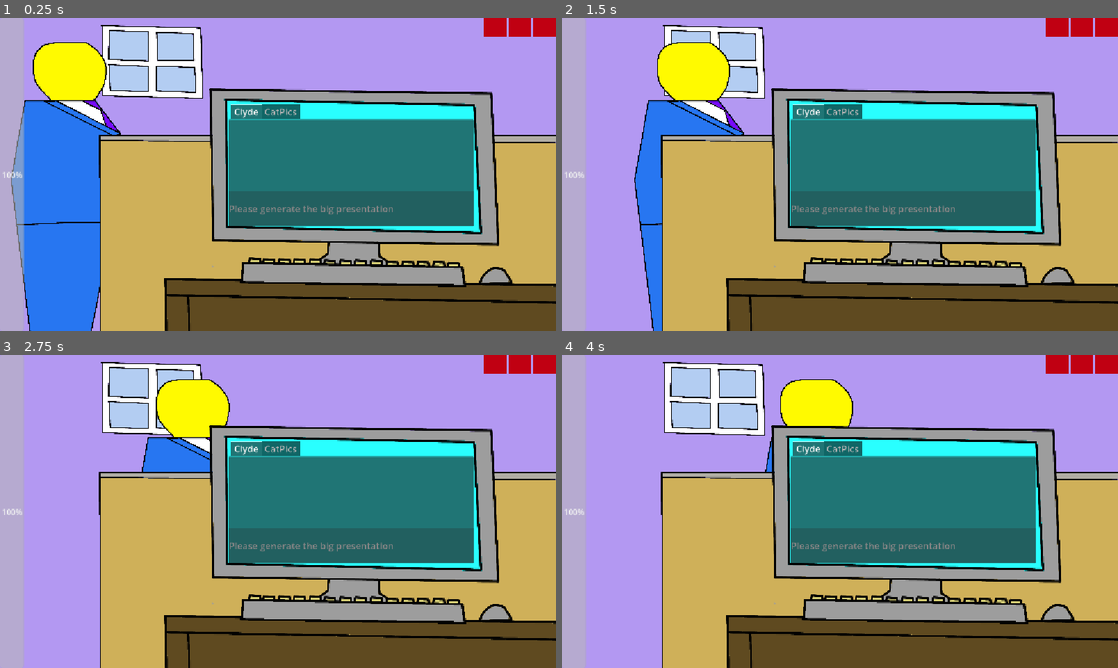
Above: before the commit, frames 1-4 (two rows, left to right).
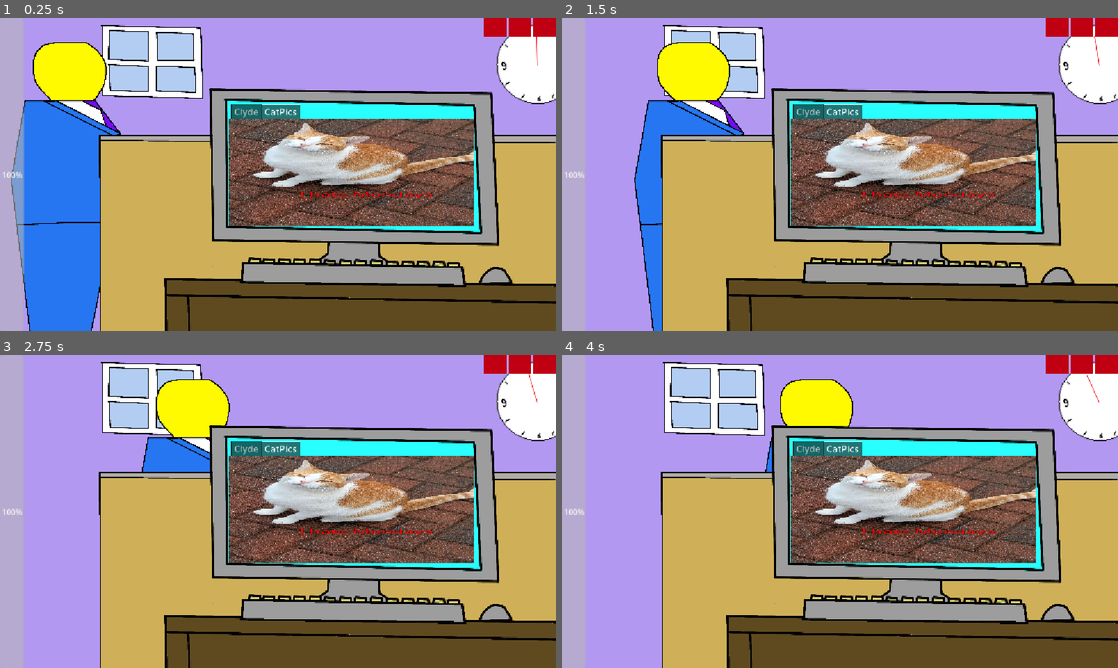
Above: after the commit, the same moments.

Repository: natleahh/gmtk-jam-2026
Game: Godot game, scene res://prototypes/ADHDHell/main.tscn
Two runs of this game, one before a commit and one after it. Both use one fixed random seed, a clock stepped at 60 frames per second and the inputs below. The project has no main scene, so this scene is started directly.
Inputs (mouse positions are in pixels of both pictures, inside the frame that each line leads up to):
- Up to frame 1 (0.25 s): no input
- Up to frame 2 (1.5 s): move the mouse to (962, 158) at 0.52 s; move the mouse to (728, 190) at 1.27 s
- Up to frame 3 (2.75 s): move the mouse to (333, 442) at 2.02 s
- Up to frame 4 (4 s): move the mouse to (812, 574) at 2.77 s; move the mouse to (1006, 558) at 3.52 s

The runs differ from the first frame. In frame 1, 17% of the frame differs, in the area x 41-100%, y 2-67%; in frame 2, 17%; in frame 3, 17%; in frame 4, 17%.

Commit message:
More sounds changes and fix bug

Diff:
--- a/prototypes/ADHDHell/boss.gd
+++ b/prototypes/ADHDHell/boss.gd
@@ -36,11 +36,13 @@
 			if BehaviourTrackerSystem._good_behaviour:
 				current_state = BossState.SATISFIED
 				switch_animation("satisfied")
+				$SatisfiedSound.play()
 
 			else:
 				current_state = BossState.PISSED
 				BehaviourTrackerSystem.bad_behaviour_occured.emit()
 				switch_animation("pissed")
+				$PissedSound.play()
 
 
 func _on_timer_timeout() -> void:
@@ -61,7 +63,7 @@
 func _on_sus_timer_timeout() -> void:
 	current_state = BossState.CHECKING
 	check_complete_timer.start()
-
+	$SusSound.play()
 
 func _on_check_complete_timer_timeout() -> void:
 	current_state = BossState.PATROL
--- a/prototypes/ADHDHell/boss/boss.tscn
+++ b/prototypes/ADHDHell/boss/boss.tscn
@@ -1,7 +1,10 @@
 [gd_scene format=3 uid="uid://br7aiyq58itld"]
 
 [ext_resource type="Script" uid="uid://drq8rlnurvmxq" path="res://prototypes/ADHDHell/boss.gd" id="1_6n03a"]
+[ext_resource type="AudioStream" uid="uid://b1dctuyfaxo3f" path="res://prototypes/ADHDHell/boss/SusBoss.ogg" id="3_oftmp"]
 [ext_resource type="Texture2D" uid="uid://c0rifreniv2m6" path="res://prototypes/ADHDHell/boss/boss-sprite-sheet.png" id="3_vna0k"]
+[ext_resource type="AudioStream" uid="uid://cox2b5isg1lsw" path="res://prototypes/ADHDHell/boss/AngryBoss.ogg" id="4_vna0k"]
+[ext_resource type="AudioStream" uid="uid://djhb0do1jhpd6" path="res://prototypes/ADHDHell/boss/SatisfiedBoss.ogg" id="5_rlrx0"]
 
 [sub_resource type="Curve2D" id="Curve2D_w2pej"]
 _data = {
@@ -89,6 +92,15 @@
 [node name="CheckCompleteTimer" type="Timer" parent="." unique_id=652207749]
 one_shot = true
 
+[node name="SusSound" type="AudioStreamPlayer" parent="." unique_id=1869353022]
+stream = ExtResource("3_oftmp")
+
+[node name="PissedSound" type="AudioStreamPlayer" parent="." unique_id=1385535839]
+stream = ExtResource("4_vna0k")
+
+[node name="SatisfiedSound" type="AudioStreamPlayer" parent="." unique_id=1134098357]
+stream = ExtResource("5_rlrx0")
+
 [connection signal="animation_finished" from="PatrolPath/PatrolFollow/BossPatrollingSprite" to="." method="_on_boss_patrolling_sprite_animation_finished"]
 [connection signal="timeout" from="PatrolTimer" to="." method="_on_timer_timeout"]
 [connection signal="timeout" from="SusTimer" to="." method="_on_sus_timer_timeout"]
--- a/prototypes/ADHDHell/computer/computer.tscn
+++ b/prototypes/ADHDHell/computer/computer.tscn
@@ -36,16 +36,16 @@
 grow_horizontal = 2
 grow_vertical = 2
 theme_override_font_sizes/font_size = 32
-current_tab = 0
+current_tab = 1
 script = ExtResource("2_vmi4j")
 clyde = NodePath("Clyde")
 
 [node name="Clyde" parent="Control/ComputerTabs" unique_id=668862452 instance=ExtResource("3_vmi4j")]
+visible = false
 layout_mode = 2
 success_scaling = 2.2
 
 [node name="CatPics" type="TextureRect" parent="Control/ComputerTabs" unique_id=755751438]
-visible = false
 layout_mode = 2
 texture = ExtResource("4_odhl5")
 expand_mode = 1
--- a/prototypes/ADHDHell/main.tscn
+++ b/prototypes/ADHDHell/main.tscn
@@ -57,8 +57,8 @@
 texture = ExtResource("6_s8r6p")
 
 [node name="Clock" type="Sprite2D" parent="Wall" unique_id=459563768]
-position = Vector2(800, 120)
-scale = Vector2(2, 2)
+position = Vector2(1140, -941)
+scale = Vector2(6, 6)
 texture = ExtResource("7_r4p8i")
 script = ExtResource("8_suv5x")
 
Not shown, added: prototypes/ADHDHell/boss/AngryBoss.ogg.import
Not shown, added: prototypes/ADHDHell/boss/SatisfiedBoss.ogg.import
Not shown, added: prototypes/ADHDHell/boss/SusBoss.ogg.import
Not shown, added: prototypes/ADHDHell/boss/AngryBoss.ogg
Not shown, added: prototypes/ADHDHell/boss/SatisfiedBoss.ogg
Not shown, added: prototypes/ADHDHell/boss/SusBoss.ogg
